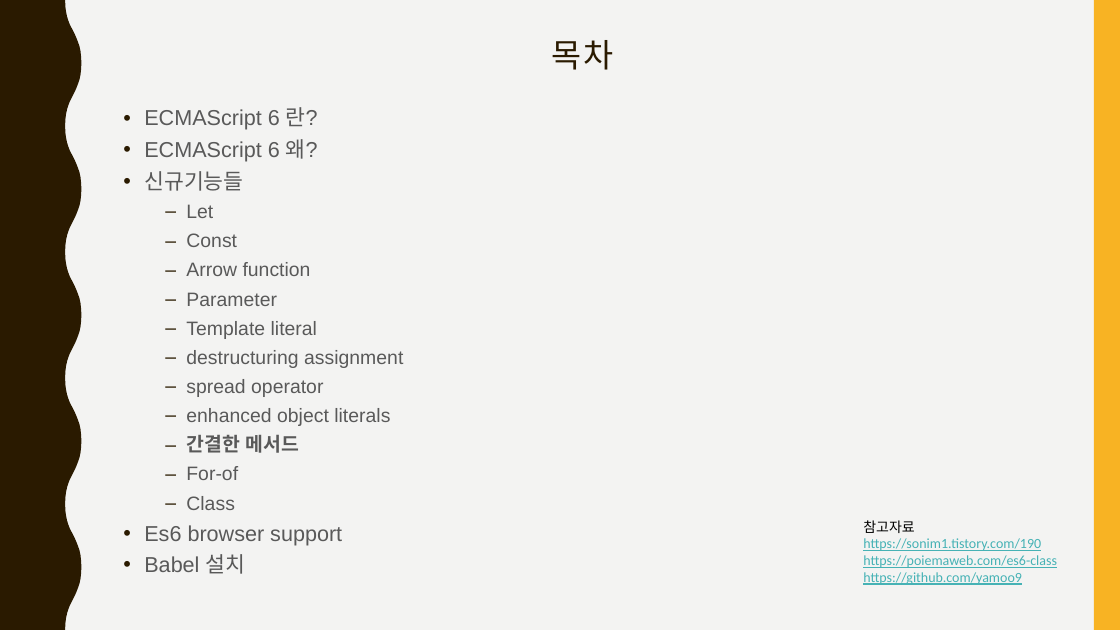
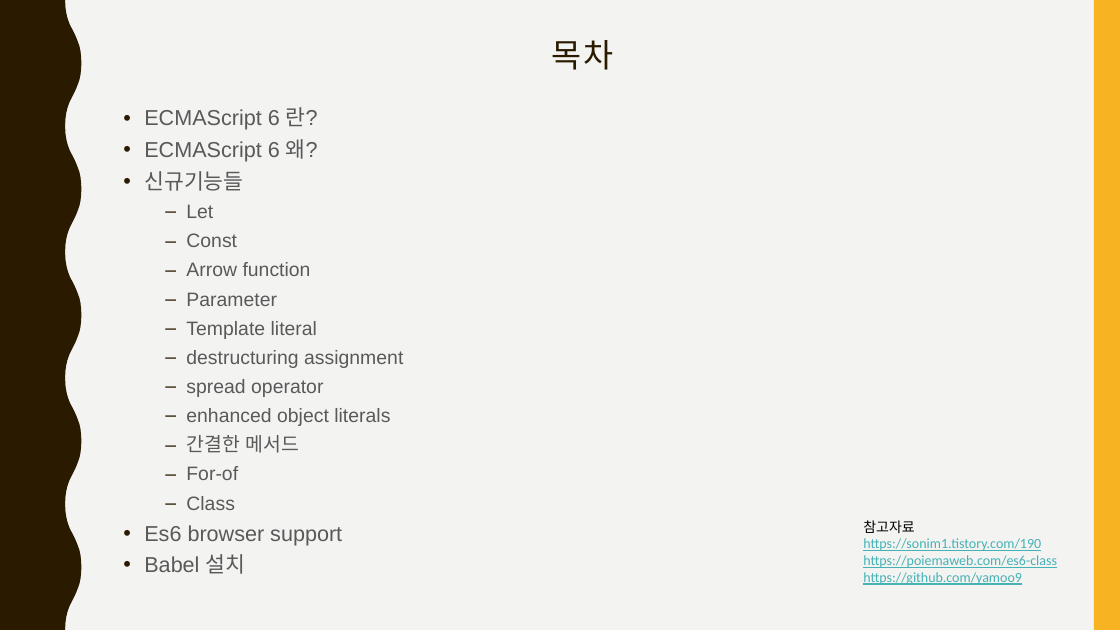
Before and after one commit to jangmang/ECMAScript6-ECMAScript201-, a slide deck: slide 2 of ES6.pptx. Drawn at 1120x630 pixels with LibreOffice and Linux fonts; fonts in the diff are those of the drawing. Boxes give left, top, right and bottom in pixels: in the first picture for what was removed or moved away, otherwise in the second. Text is boxed around its words. In the diff, an @@ line names an element or a change of style, - is before the commit and + after.

```diff
--- a/ES6.pptx
+++ b/ES6.pptx
@@ text at [186,435,300,453]: bold off in "간결한 메서드" @@
```
Also in this commit, not shown: 1 other slide changed, 3 other files.
